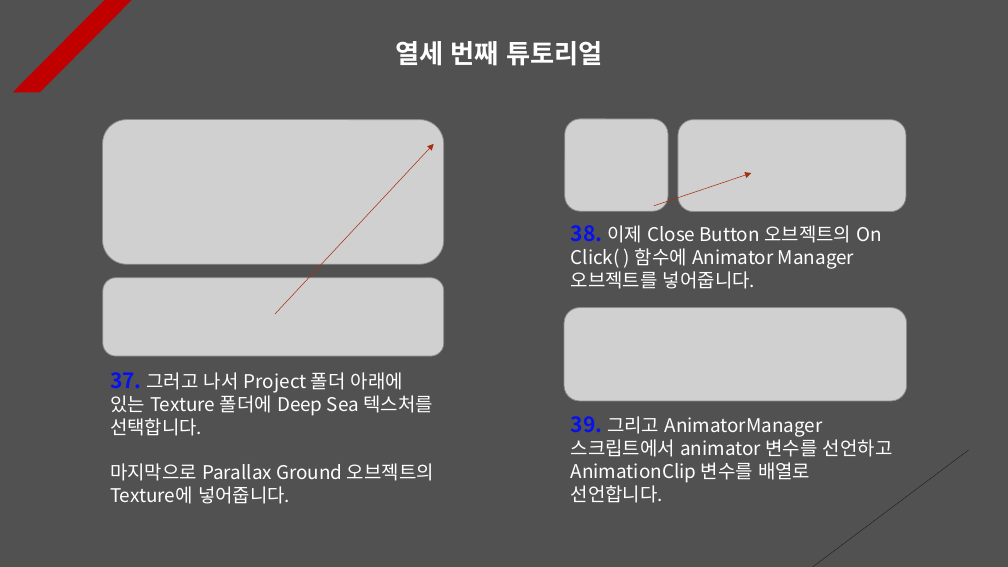
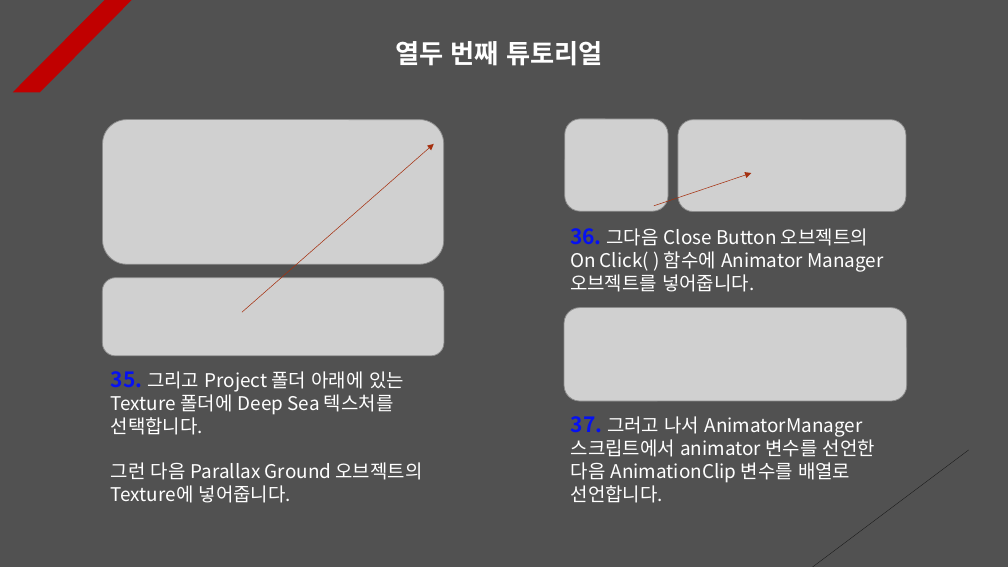
Before and after one commit to Unity2033/3D-UnityEngine, a slide deck: slide 12 of Assets/Animation/PPT Data/Animation Example.pptx (slide 13 before the commit). Drawn at 1008x567 pixels with LibreOffice and Linux fonts; fonts in the diff are those of the drawing; grey boxes stand for pictures. Boxes give left, top, right and bottom in pixels: in the first picture for what was removed or moved away, otherwise in the second. Text is boxed around its words. In the diff, an @@ line names an element or a change of style, - is before the commit and + after.

```diff
--- a/Assets/Animation/PPT Data/Animation Example.pptx
+++ b/Assets/Animation/PPT Data/Animation Example.pptx
@@ text at box(395, 41, 602, 66): text changed @@
-열세 번째 튜토리얼
+열두 번째 튜토리얼
@@ arrow moved from (275, 314) - (434, 144) to (242, 312) - (434, 144) @@
@@ text at box(570, 228, 883, 292): text changed @@
-38. 이제 Close Button 오브젝트의 On Click( ) 함수에 Animator Manager 오브젝트를 넣어줍니다.
+36. 그다음 Close Button 오브젝트의 On Click( ) 함수에 Animator Manager 오브젝트를 넣어줍니다.
@@ text at box(111, 371, 423, 503): text changed @@
-37. 그러고 나서 Project 폴더 아래에 있는 Texture 폴더에 Deep Sea 텍스처를 선택합니다.
-마지막으로 Parallax Ground 오브젝트의 Texture에 넣어줍니다.
+35. 그리고 Project 폴더 아래에 있는 Texture 폴더에 Deep Sea 텍스처를 선택합니다.
+그런 다음 Parallax Ground 오브젝트의 Texture에 넣어줍니다.
@@ text at box(571, 416, 875, 503): text changed @@
-39. 그리고 AnimatorManager 스크립트에서 animator 변수를 선언하고 AnimationClip 변수를 배열로 선언합니다.
+37. 그러고 나서 AnimatorManager 스크립트에서 animator 변수를 선언한 다음 AnimationClip 변수를 배열로 선언합니다.
```
Also in this commit, not shown: 17 other slides changed, 1 slide removed, 52 other files.
